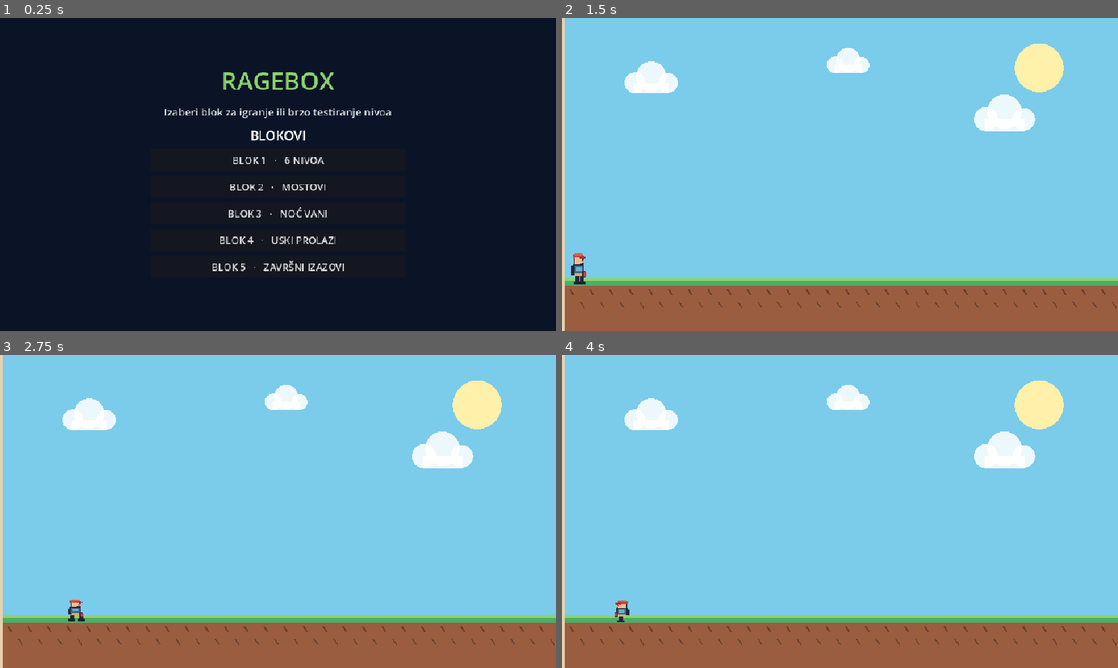
Above: before the commit, frames 1-4 (two rows, left to right).
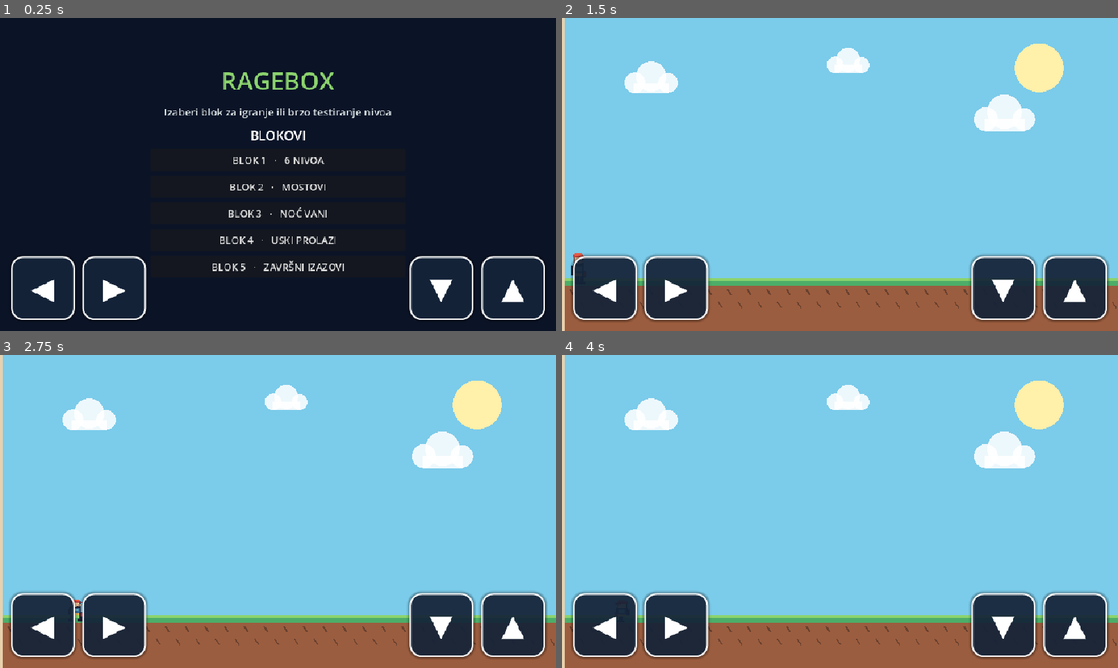
Above: after the commit, the same moments.

Repository: eldinhamzic/ragebox
Game: Godot game, scene res://scenes/Main.tscn
The game is run twice, just before and just after one commit, with the same random seed, the same clock (stepped at 60 frames per second) and the same inputs.
Inputs (mouse positions are in pixels of both pictures, inside the frame that each line leads up to):
- Up to frame 1 (0.25 s): no input
- Up to frame 2 (1.5 s): click "BLOK 1 · 6 NIVOA" at 0.5 s; click "▶ IGRAJ BLOK 1 OD POČETKA" at 1.25 s
- Up to frame 3 (2.75 s): tap Enter at 2 s; move the mouse to (400, 495) at 2.02 s; hold D (move_right) from 2.03 s (still down); hold S (crouch) from 2.03 s (still down); click (400, 495) at 2.17 s; tap Space (jump) at 2.27 s
- Up to frame 4 (4 s): release D (move_right) at 2.75 s; release S (crouch) at 2.75 s; drag from (728, 527) to (812, 574) at 2.77 s; tap Space (jump) at 3.5 s; move the mouse to (895, 442) at 3.52 s; hold A (move_left) from 3.53 s (still down); hold S (crouch) from 3.53 s (still down)

The runs differ from the first frame. In frame 1, 1.8% of the frame differs, in the area x 2-98%, y 76-97%; in frame 2, 10%; in frame 3, 10%, in the area x 1-99%, y 75-98%; in frame 4, 10%.

Commit message:
fix: keep touch overlay active when attached to level player

Diff:
--- a/games/troll-run/scripts/mobile_controls.gd
+++ b/games/troll-run/scripts/mobile_controls.gd
@@ -6,7 +6,7 @@
 const ARROWS := ["◀", "▶", "▼", "▲"]
 var controls: Array[Button] = []
 var touches: Dictionary = {}
-var active := false
+var active := true
 
 func _ready() -> void:
     layer = 100
@@ -22,9 +22,9 @@
         add_child(button)
         controls.append(button)
     get_viewport().size_changed.connect(_layout)
-    get_tree().scene_changed.connect(_scene_changed)
     _layout()
-    call_deferred("_sync_scene")
+    for button in controls:
+        button.visible = true
 
 func _style_button(button: Button, pressed: bool) -> void:
     var style := StyleBoxFlat.new()
@@ -58,18 +58,6 @@
         controls[i].custom_minimum_size = Vector2.ZERO
         controls[i].add_theme_font_size_override("font_size", int(diameter * 0.48))
         controls[i].queue_redraw()
-
-func _scene_changed(_scene: Node) -> void:
-    call_deferred("_sync_scene")
-
-func _sync_scene() -> void:
-    var scene := get_tree().current_scene
-    var playing := scene != null and scene.scene_file_path != "res://scenes/Main.tscn"
-    if active and not playing:
-        _release_all()
-    active = playing
-    for button in controls:
-        button.visible = playing
 
 func _input(event: InputEvent) -> void:
     if not active:
